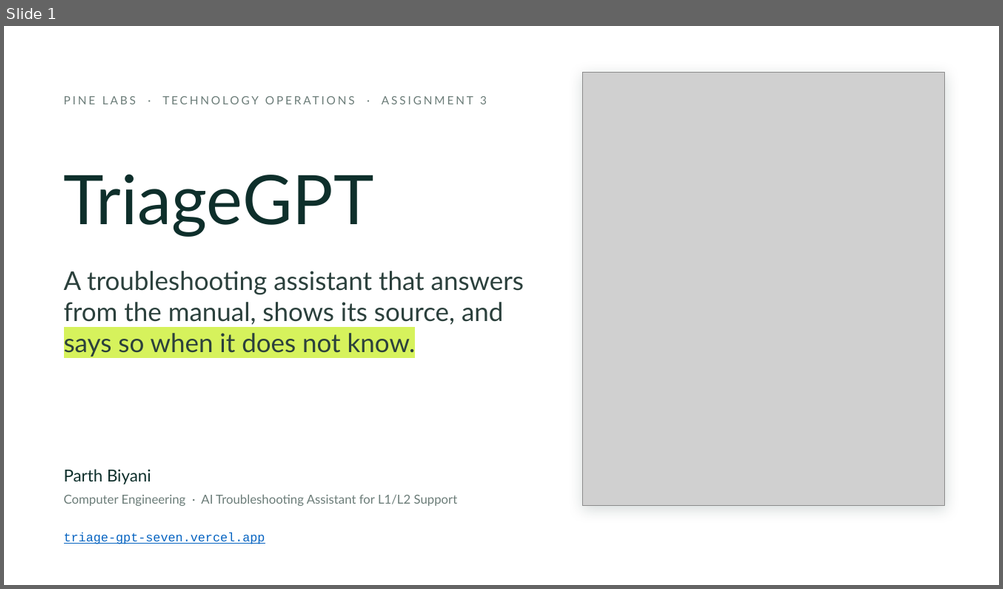
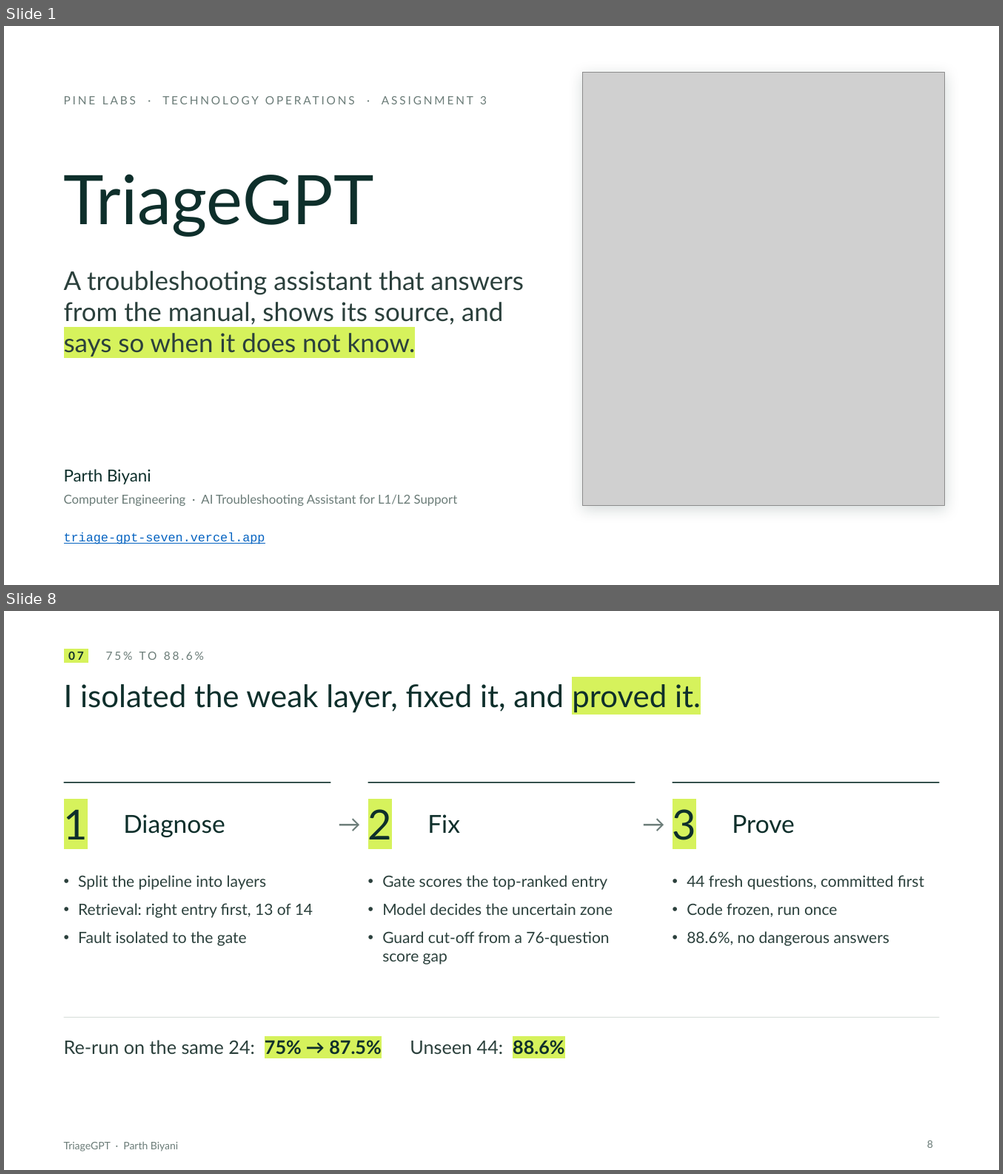
Before and after one commit to ParthBiyani/AI-Troubleshooting-Assistant, a slide deck: docs/presentation/TriageGPT_deck.pptx. Shown one above the other, each under a label of ours: slide 1 before the commit, slides 1 and 8 after it; the slides between them are not shown. The pictures are 1003x589 and 1003x1174 pixels, drawn with LibreOffice and Linux fonts; fonts in the diff are those of the drawing; grey boxes stand for pictures. Boxes give left, top, right and bottom in pixels: in the first picture for what was removed or moved away, otherwise in the second. Text is boxed around its words. In the diff, an @@ line names an element or a change of style, - is before the commit and + after.

```diff
--- a/docs/presentation/TriageGPT_deck.pptx
+++ b/docs/presentation/TriageGPT_deck.pptx
@@ slide 8 added at bbox=[4, 611, 999, 1170], background #FFFFFF @@
@@ text added at bbox=[68, 651, 204, 660], 11 pt, text #6B7C78 @@
+07 75% TO 88.6%
@@ title added at bbox=[64, 684, 700, 713], 30 pt, text #0E2F2B @@
+I isolated the weak layer, fixed it, and proved it.
@@ line added from (64, 783) to (331, 783), #0E2F2B 1 pt @@
@@ line added from (368, 783) to (635, 783), #0E2F2B 1 pt @@
@@ line added from (672, 783) to (939, 783), #0E2F2B 1 pt @@
@@ text added at bbox=[64, 809, 88, 840], 40 pt, text #0E2F2B @@
+1
@@ text added at bbox=[335, 794, 364, 854], 22 pt, text #6B7C78 @@
+→
@@ text added at bbox=[368, 809, 392, 840], 40 pt, text #0E2F2B @@
+2
@@ text added at bbox=[639, 794, 669, 854], 22 pt, text #6B7C78 @@
+→
@@ text added at bbox=[672, 809, 696, 840], 40 pt, text #0E2F2B @@
+3
@@ text added at bbox=[123, 815, 225, 837], 24 pt, text #0E2F2B @@
+Diagnose
@@ text added at bbox=[427, 815, 460, 833], 24 pt, text #0E2F2B @@
+Fix
@@ text added at bbox=[731, 815, 794, 834], 24 pt, text #0E2F2B @@
+Prove
@@ text added at bbox=[78, 875, 313, 946], 15 pt, text #2B403C @@
+• Split the pipeline into layers
+• Retrieval: right entry first, 13 of 14
+• Fault isolated to the gate
@@ text added at bbox=[382, 875, 612, 965], 15 pt, text #2B403C @@
+• Gate scores the top-ranked entry
+• Model decides the uncertain zone
+• Guard cut-off from a 76-question score gap
@@ text added at bbox=[686, 875, 924, 946], 15 pt, text #2B403C @@
+• 44 fresh questions, committed first
+• Code frozen, run once
+• 88.6%, no dangerous answers
@@ line added from (64, 1017) to (939, 1017), #D8DFDB 0.75 pt @@
@@ text added at bbox=[64, 1040, 564, 1055], 18 pt, text #2B403C @@
+Re-run on the same 24: 75% → 87.5% Unseen 44: 88.6%
@@ text added at bbox=[64, 1142, 178, 1152], 10 pt, text #6B7C78 @@
+TriageGPT · Parth Biyani
@@ page number added at bbox=[927, 1141, 933, 1148], 10 pt, text #6B7C78 @@
+8
```
Also in this commit, not shown: 13 slides changed, 1 slide removed.
